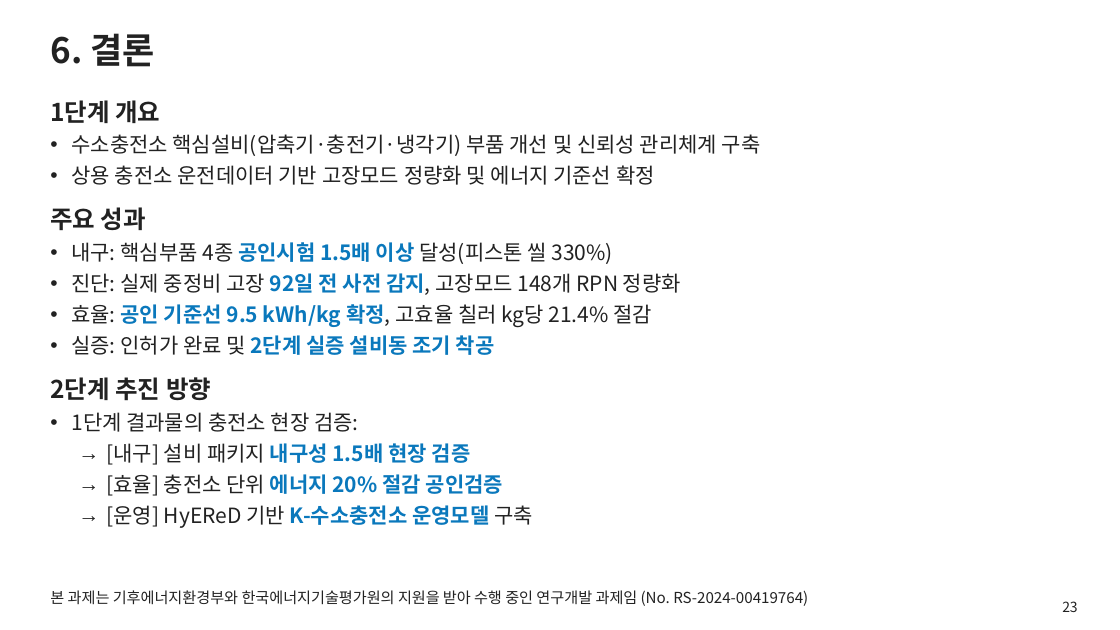
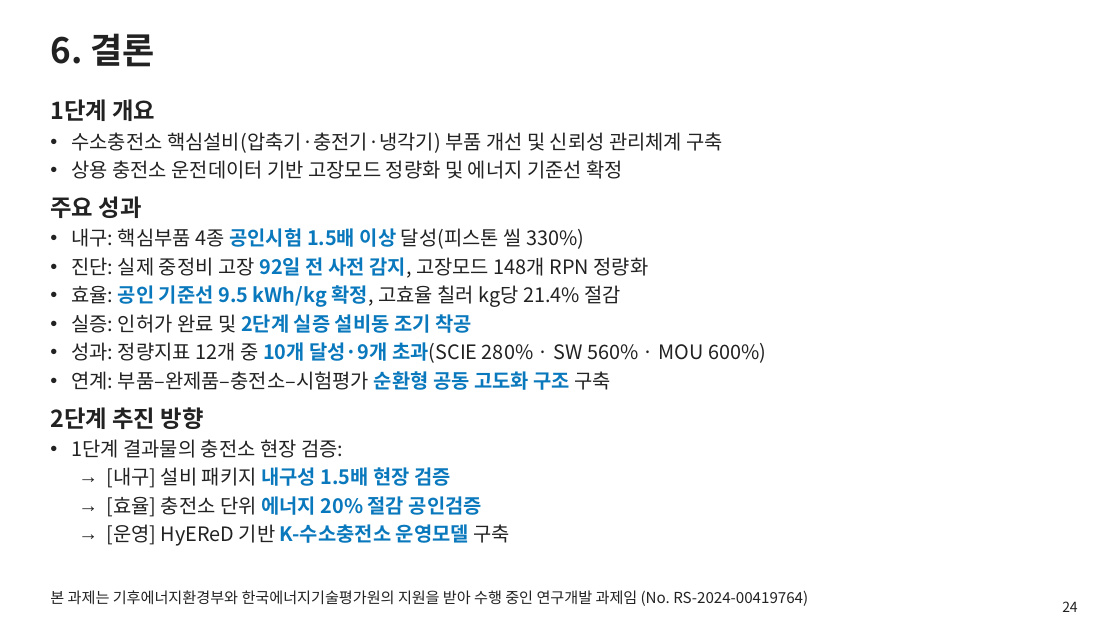
Before and after one commit to jungdw180-debug/h2, a slide deck: slide 24 of slides/1단계_단계평가_본평가판.pptx (slide 23 before the commit). Drawn at 1120x630 pixels with LibreOffice and Linux fonts; fonts in the diff are those of the drawing; background and template pictures are left out. Boxes give left, top, right and bottom in pixels: in the first picture for what was removed or moved away, otherwise in the second. Text is boxed around its words. In the diff, an @@ line names an element or a change of style, - is before the commit and + after.

```diff
--- a/slides/1단계_단계평가_본평가판.pptx
+++ b/slides/1단계_단계평가_본평가판.pptx
@@ text at (x1=50, y1=99, x2=724, y2=546): size 21 to 20 pt in "1단계 개요", "주요 성과", "2단계 추진 방향"; size 18 to 17 pt in "수소충전소 핵심설비(압축기·충전기·냉각기) 부품 개선 및 신뢰성 관리체계 ...", "상용 충전소 운전데이터 기반 고장모드 정량화 및 ...", "내구: 핵심부품 4종 공인시험 1.5배 이상 달성(피스톤 ...", "진단: 실제 중정비 고장 92일 전 사전 ..." and 6 more places; less space between paragraphs @@
@@ text at (x1=71, y1=342, x2=766, y2=390): paragraphs added @@
+• 성과: 정량지표 12개 중 10개 달성·9개 초과(SCIE 280% · SW 560% · MOU 600%)
+• 연계: 부품–완제품–충전소–시험평가 순환형 공동 고도화 구조 구축
@@ page number at (x1=1062, y1=601, x2=1078, y2=612): text changed @@
-23
+24
```
Also in this commit, not shown: 13 other slides changed, 1 slide added, 8 other files.
